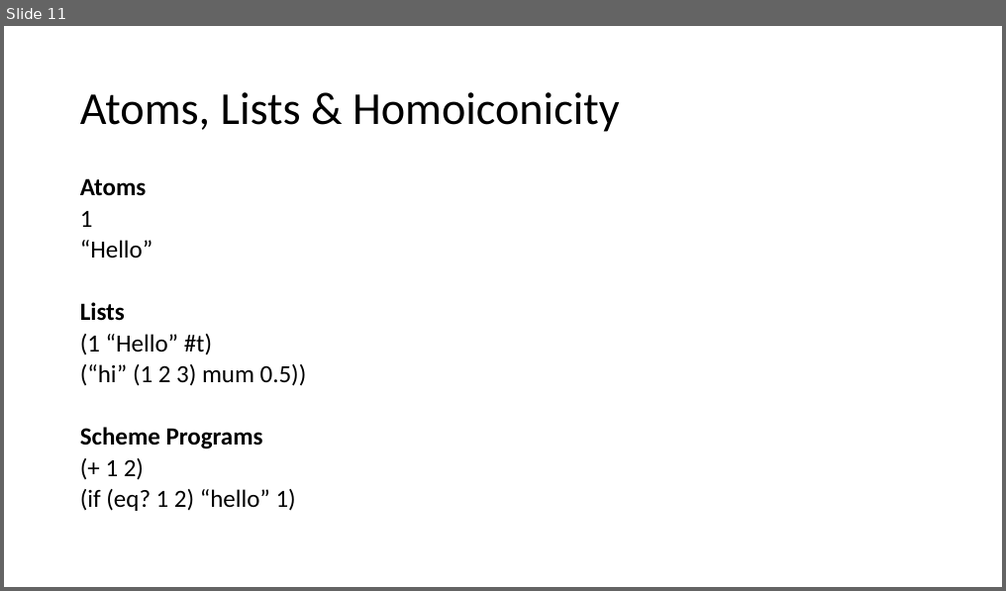
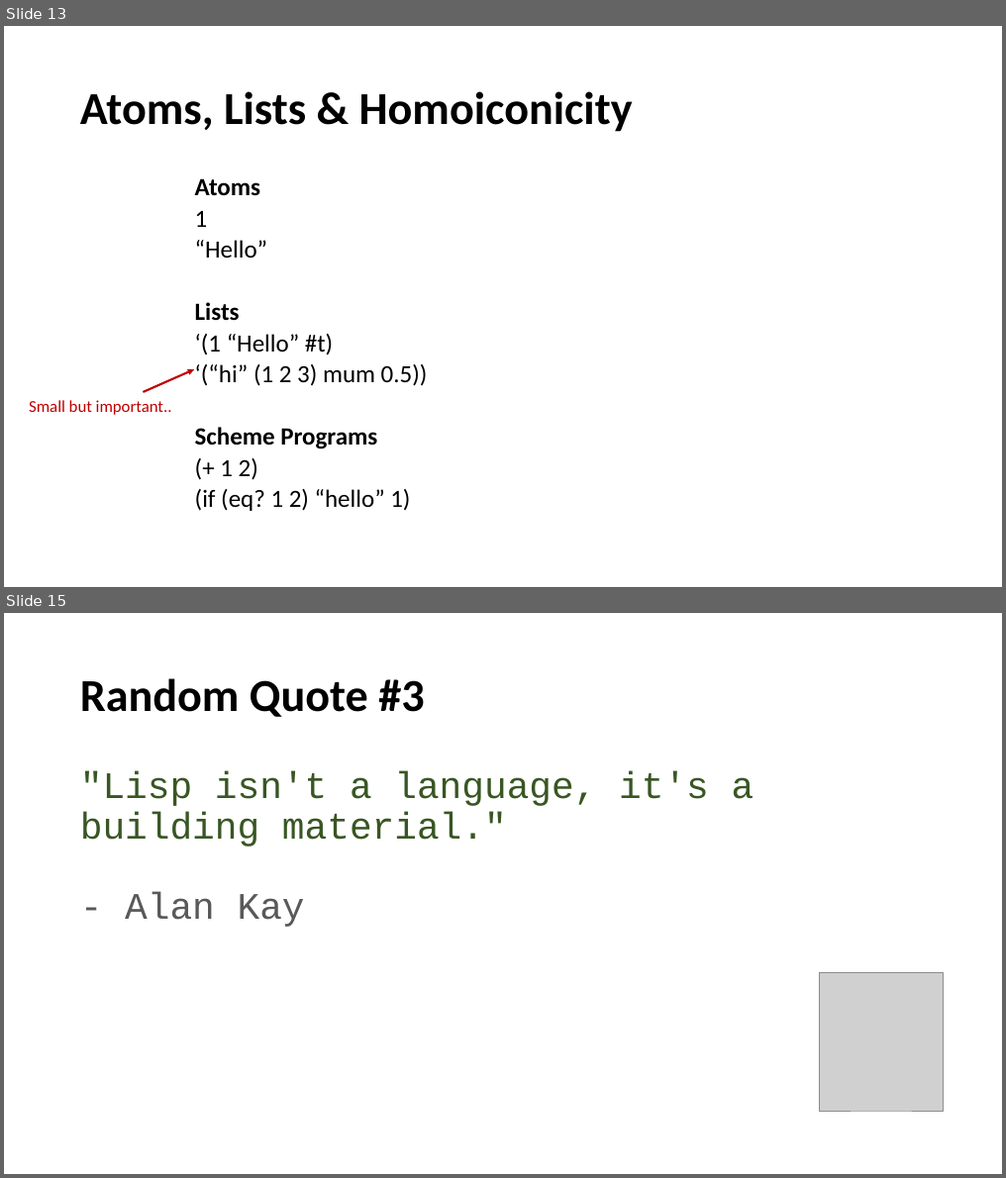
Before and after one commit to LeedsCodeDojo/TryScheme, a slide deck: Scheme Intro.pptx. Shown one above the other, each under a label of ours: slide 11 before the commit, slides 13 and 15 after it; the slides between them are not shown. The pictures are 1006x591 and 1006x1178 pixels, drawn with LibreOffice and Linux fonts; fonts in the diff are those of the drawing; grey boxes stand for pictures. Boxes give left, top, right and bottom in pixels: in the first picture for what was removed or moved away, otherwise in the second. Text is boxed around its words. In the diff, an @@ line names an element or a change of style, - is before the commit and + after.

```diff
--- a/Scheme Intro.pptx
+++ b/Scheme Intro.pptx
@@ slide 15 added at (4,613,1002,1174), background #FFFFFF @@
@@ title added at (80,678,424,717), 44 pt, text #000000, bold @@
+Random Quote #3
@@ text added at (80,771,754,927), 36 pt, text #385723 @@
+"Lisp isn't a language, it's a building material."
+- Alan Kay
@@ picture added at (819,973,943,1111) @@
@@ what was slide 11 is now slide 13 @@
@@ slide 13 changed as well @@
@@ title "Atoms, Lists & Homoiconicity" at (80,91,633,132): bold on @@
@@ text "Atoms": place and size @@
-text "Atoms" at (80,178,307,511)
+text "Atoms" at (195,178,428,511)
@@ text at (195,334,428,386): text changed @@
-(1 “Hello” #t)
-(“hi” (1 2 3) mum 0.5))
+‘(1 “Hello” #t)
+‘(“hi” (1 2 3) mum 0.5))
@@ arrow added from (144, 392) to (194, 370), #C00000 2 pt @@
@@ text added at (29,400,172,415), 16 pt, text #C00000 @@
+Small but important..
```
Also in this commit, not shown: 13 other slides changed, 5 other slides added.
